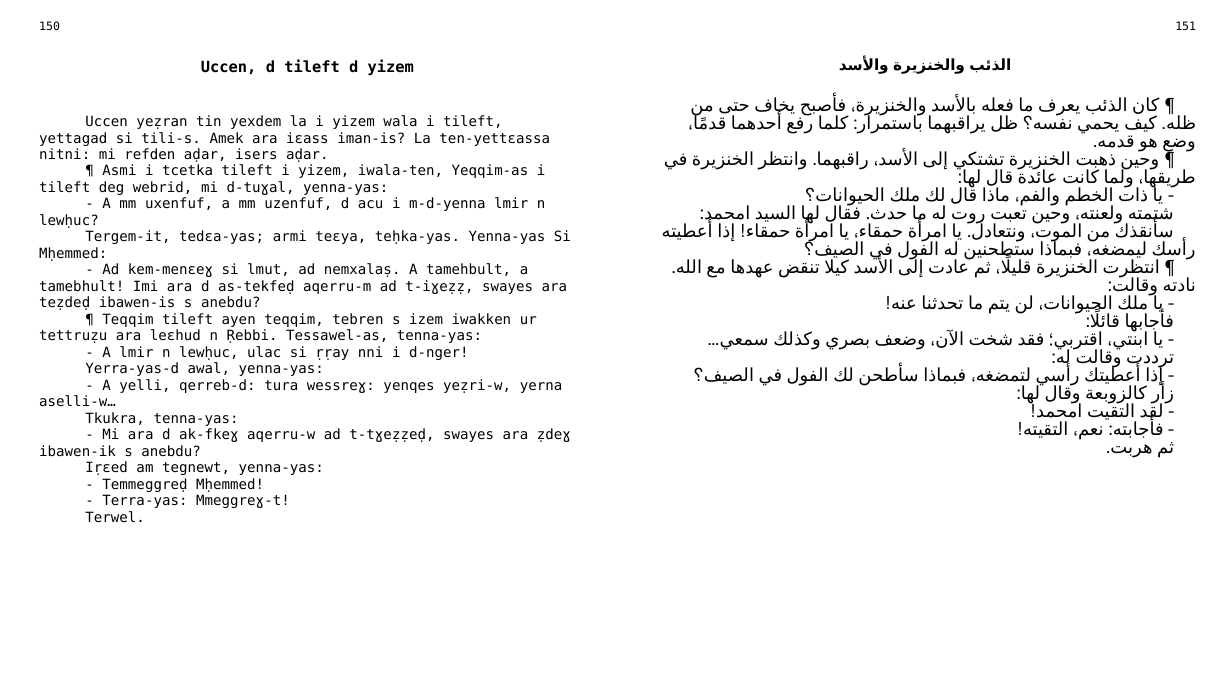
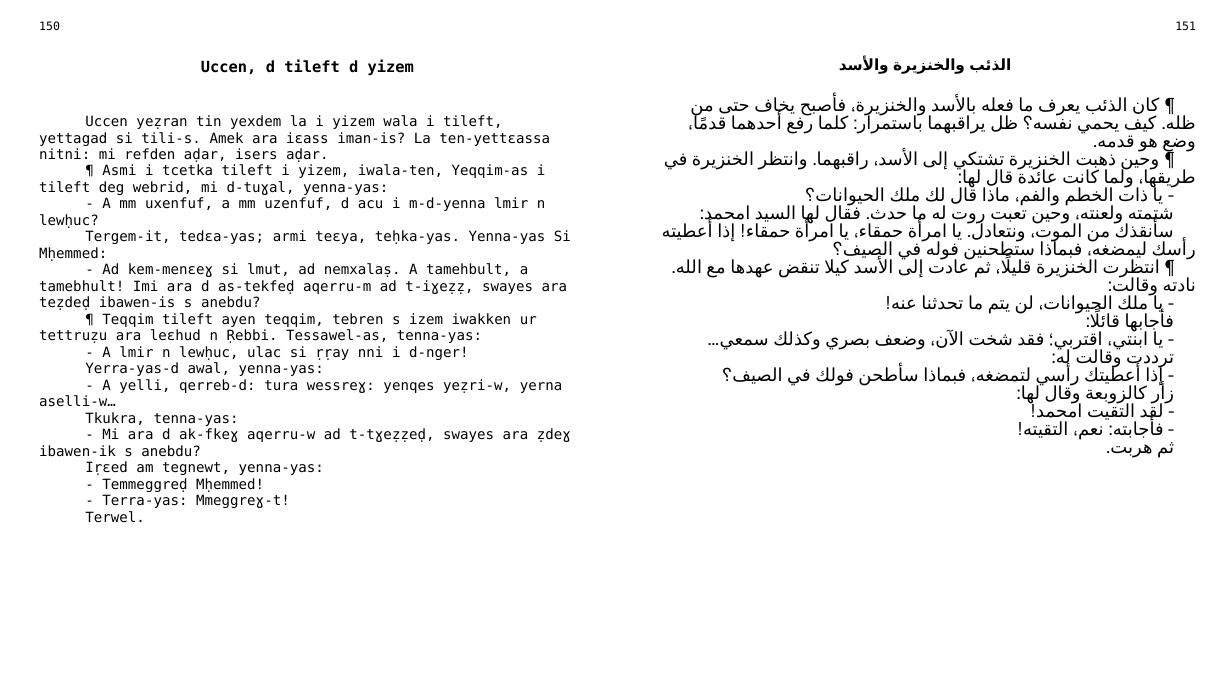
Before and after one commit to sferhah/tamacahut_n_wuccen, a slide deck: slide 71 of Uccen.ConsoleApp/uccen.arb.pptx. Drawn at 1232x693 pixels with LibreOffice and Linux fonts; fonts in the diff are those of the drawing. Boxes give left, top, right and bottom in pixels: in the first picture for what was removed or moved away, otherwise in the second. Text is boxed around its words. In the diff, an @@ line names an element or a change of style, - is before the commit and + after.

```diff
--- a/Uccen.ConsoleApp/uccen.arb.pptx
+++ b/Uccen.ConsoleApp/uccen.arb.pptx
@@ table at (30,15,1205,668) @@
-row 3, column 3: ¶ كان الذئب يعرف ما فعله بالأسد والخنزيرة، فأصبح يخاف حتى من ظله. كيف يحمي نفسه؟ ظل يراقبهما باستمرار: كلما رفع أحدهما قدمًا، وضع هو قدمه. / ¶ وحين ذهبت الخنزيرة تشتكي إلى الأسد، راقبهما. وانتظر الخنزيرة في طريقها، ولما كانت عائدة قال لها: / ‑ يا ذات الخطم والفم، ماذا قال لك ملك الحيوانات؟ / شتمته ولعنته، وحين تعبت روت له ما حدث. فقال لها السيد امحمد: / سأنقذك من الموت، ونتعادل. يا امرأة حمقاء، يا امرأة حمقاء! إذا أعطيته رأسك ليمضغه، فبماذا ستطحنين له الفول في الصيف؟ / ¶ انتظرت الخنزيرة قليلًا، ثم عادت إلى الأسد كيلا تنقض عهدها مع الله. نادته وقالت: / ‑ يا ملك الحيوانات، لن يتم ما تحدثنا عنه! / فأجابها قائلًا: / ‑ يا ابنتي، اقتربي؛ فقد شخت الآن، وضعف بصري وكذلك سمعي… / ترددت وقالت له: / ‑ إذا أعطيتك رأسي لتمضغه، فبماذا سأطحن لك الفول في الصيف؟ / زأر كالزوبعة وقال لها: / ‑ لقد التقيت امحمد! / ‑ فأجابته: نعم، التقيته! / ثم هربت.
+row 3, column 3: ¶ كان الذئب يعرف ما فعله بالأسد والخنزيرة، فأصبح يخاف حتى من ظله. كيف يحمي نفسه؟ ظل يراقبهما باستمرار: كلما رفع أحدهما قدمًا، وضع هو قدمه. / ¶ وحين ذهبت الخنزيرة تشتكي إلى الأسد، راقبهما. وانتظر الخنزيرة في طريقها، ولما كانت عائدة قال لها: / ‑ يا ذات الخطم والفم، ماذا قال لك ملك الحيوانات؟ / شتمته ولعنته، وحين تعبت روت له ما حدث. فقال لها السيد امحمد: / سأنقذك من الموت، ونتعادل. يا امرأة حمقاء، يا امرأة حمقاء! إذا أعطيته رأسك ليمضغه، فبماذا ستطحنين فوله في الصيف؟ / ¶ انتظرت الخنزيرة قليلًا، ثم عادت إلى الأسد كيلا تنقض عهدها مع الله. نادته وقالت: / ‑ يا ملك الحيوانات، لن يتم ما تحدثنا عنه! / فأجابها قائلًا: / ‑ يا ابنتي، اقتربي؛ فقد شخت الآن، وضعف بصري وكذلك سمعي… / ترددت وقالت له: / ‑ إذا أعطيتك رأسي لتمضغه، فبماذا سأطحن فولك في الصيف؟ / زأر كالزوبعة وقال لها: / ‑ لقد التقيت امحمد! / ‑ فأجابته: نعم، التقيته! / ثم هربت.
```
Also in this commit, not shown: 1 other file.
